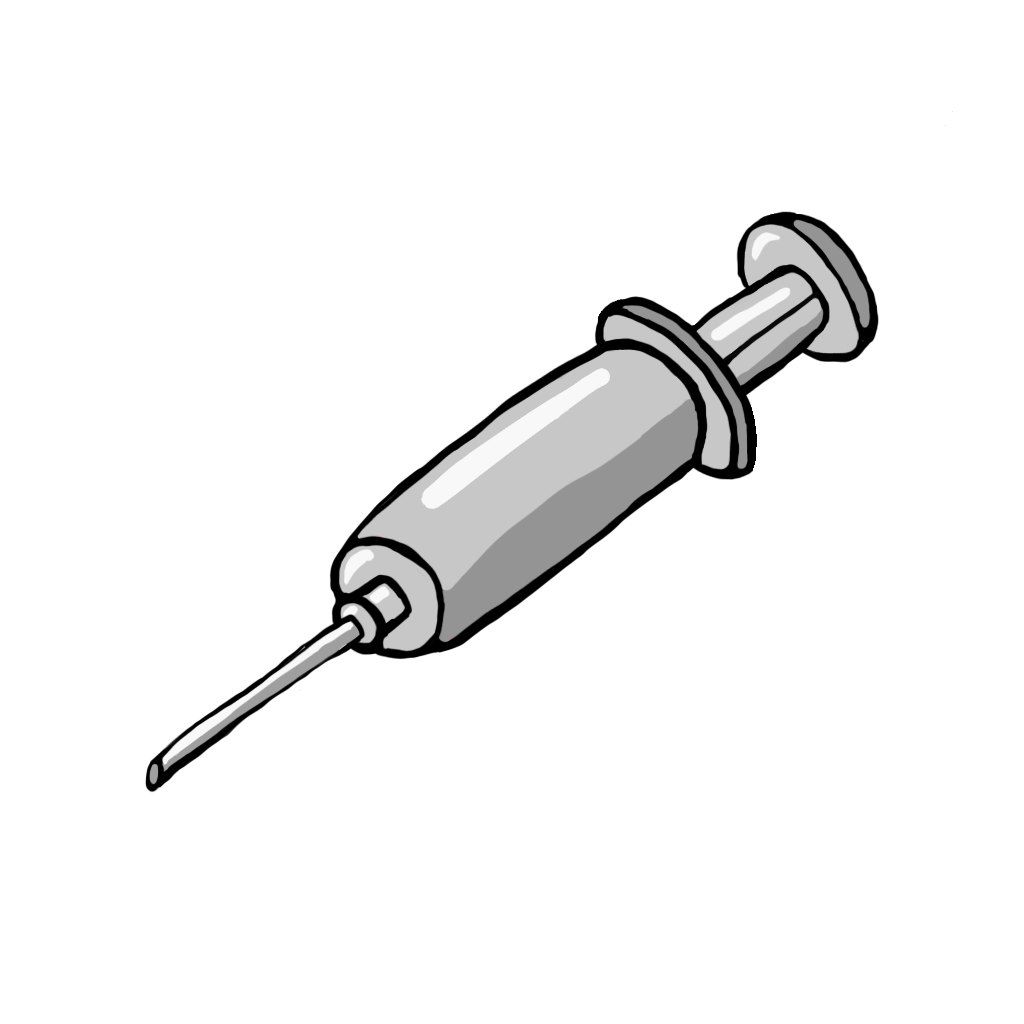
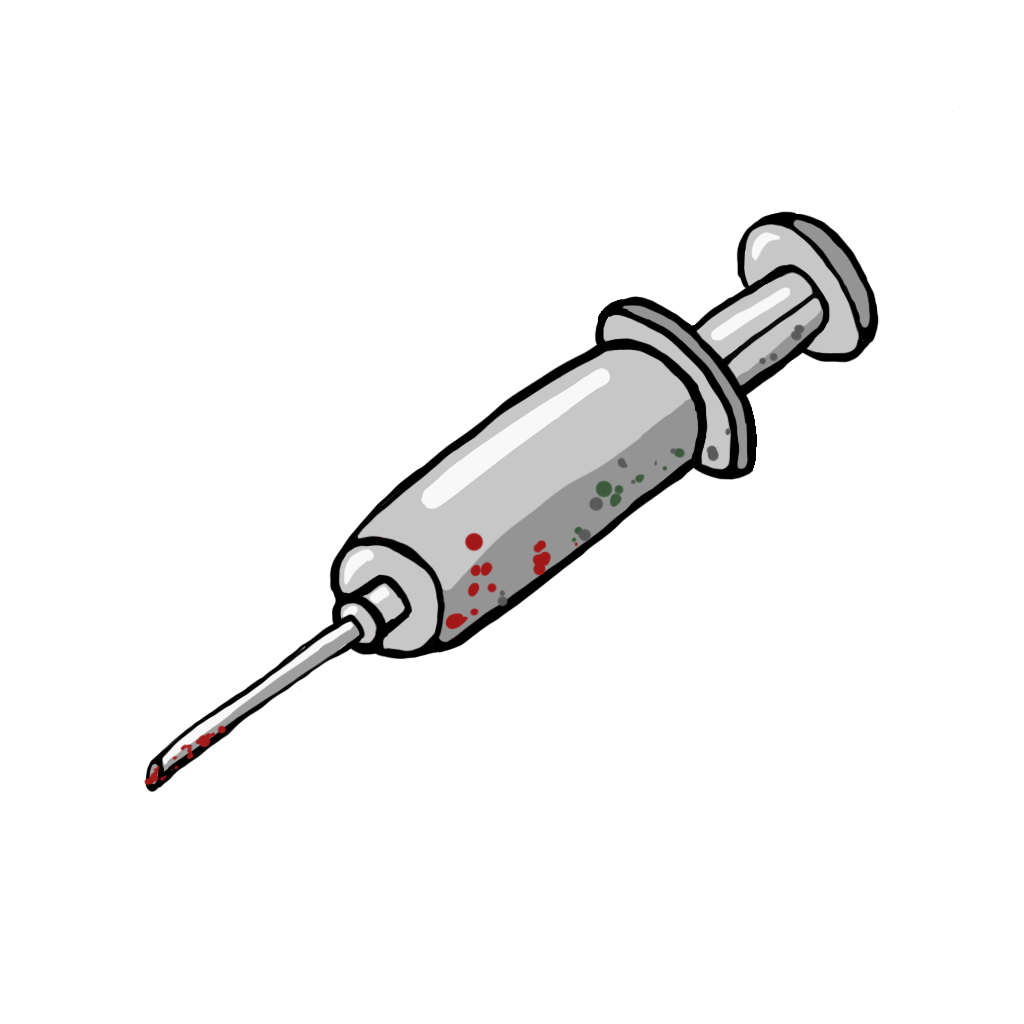
Before/after of a 1024 x 1024 layered artwork. What changed in the layer stack:
added layer "Layer 1" above "Camada 2" over [144, 324, 805, 786]
